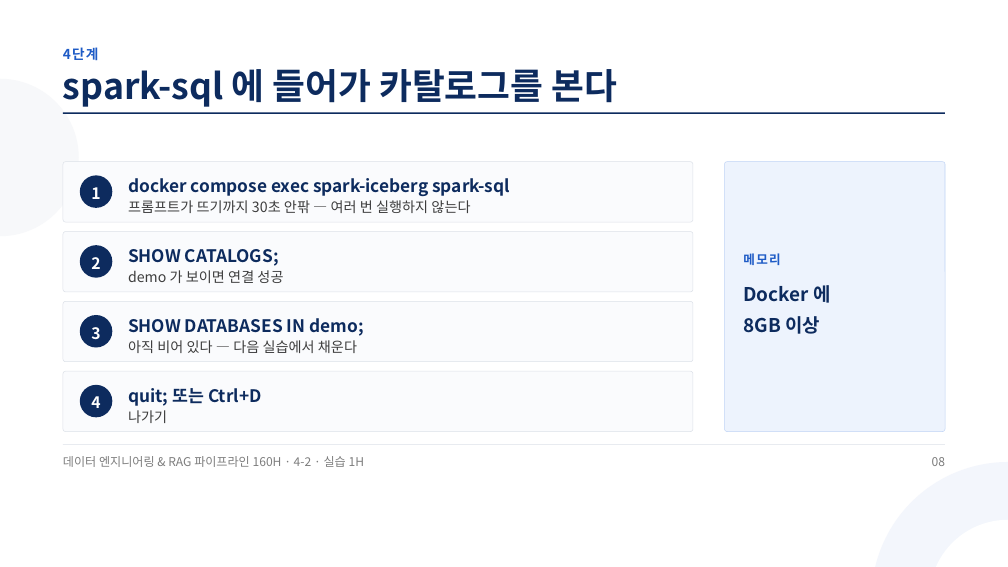
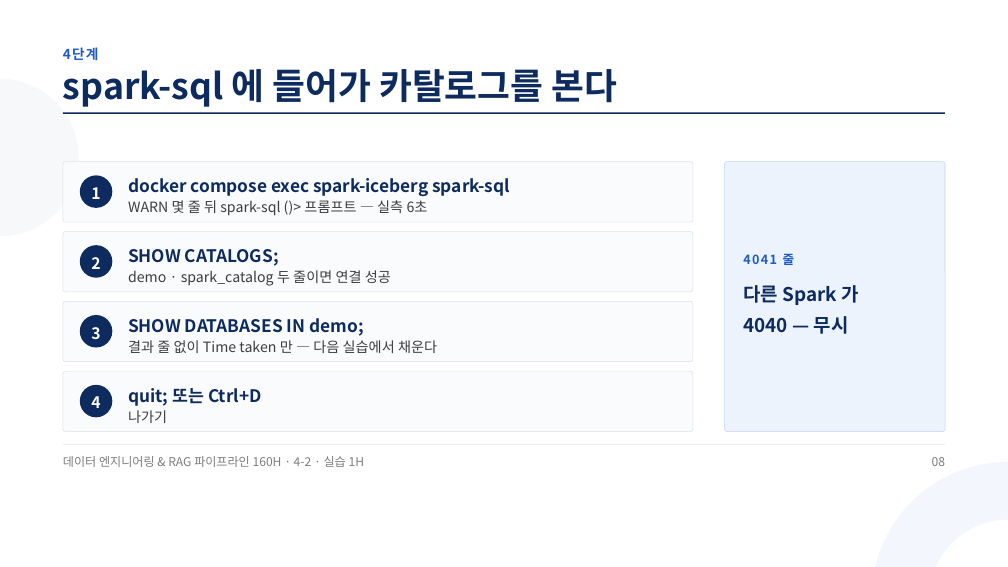
Before and after one commit to aebonlee/materials, a slide deck: slide 8 of data-eng/decks/w4d2s2.pptx. Drawn at 1008x567 pixels with LibreOffice and Linux fonts; fonts in the diff are those of the drawing. Boxes give left, top, right and bottom in pixels: in the first picture for what was removed or moved away, otherwise in the second. Text is boxed around its words. In the diff, an @@ line names an element or a change of style, - is before the commit and + after.

Commit message:
data-eng 4-2 캡처 21장 · 덱 5(실습점검 신설) — 2026-10-15 실측

```diff
--- a/data-eng/decks/w4d2s2.pptx
+++ b/data-eng/decks/w4d2s2.pptx
@@ text at (128, 200, 428, 216): text changed @@
-프롬프트가 뜨기까지 30초 안팎 — 여러 번 실행하지 않는다
+WARN 몇 줄 뒤 spark-sql ()> 프롬프트 — 실측 6초
@@ text at (743, 250, 795, 267): text changed @@
-메모리
+4041 줄
@@ text at (128, 270, 391, 286): text changed @@
-demo 가 보이면 연결 성공
+demo · spark_catalog 두 줄이면 연결 성공
@@ text at (743, 285, 858, 334): text changed @@
-Docker 에
-8GB 이상
+다른 Spark 가
+4040 — 무시
@@ text at (128, 340, 437, 353): text changed @@
-아직 비어 있다 — 다음 실습에서 채운다
+결과 줄 없이 Time taken 만 — 다음 실습에서 채운다
```
Also in this commit, not shown: 8 other slides changed, 1 slide added, 1 slide removed, 32 other files.
